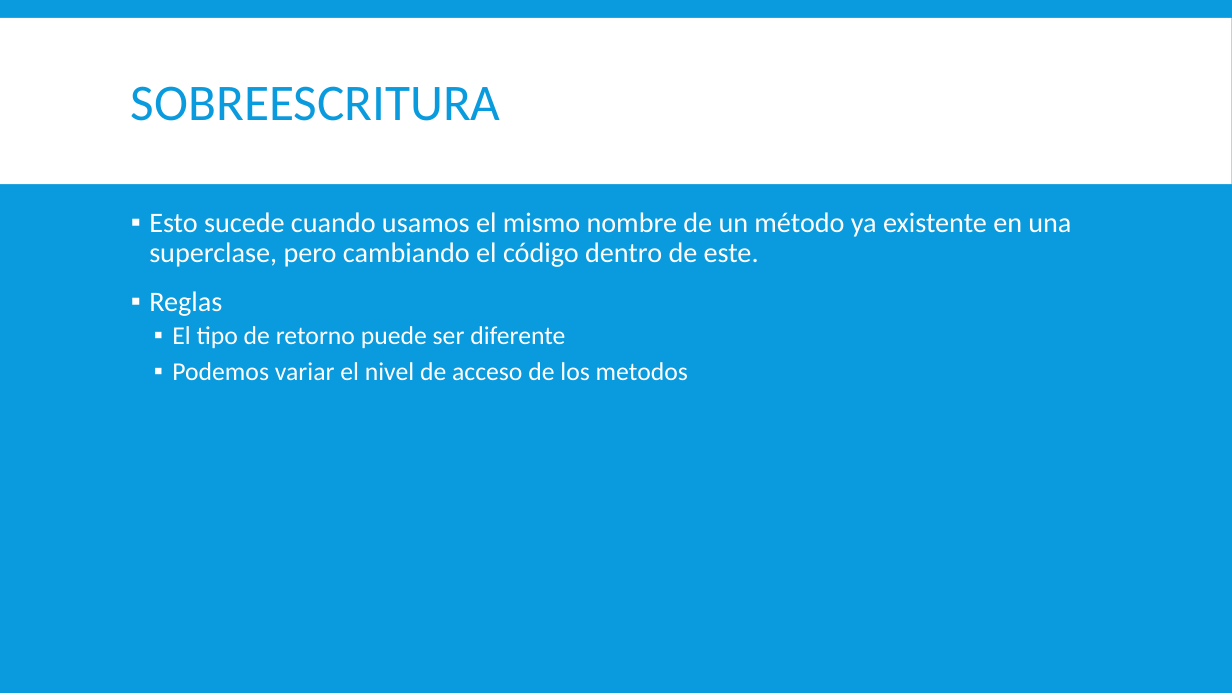
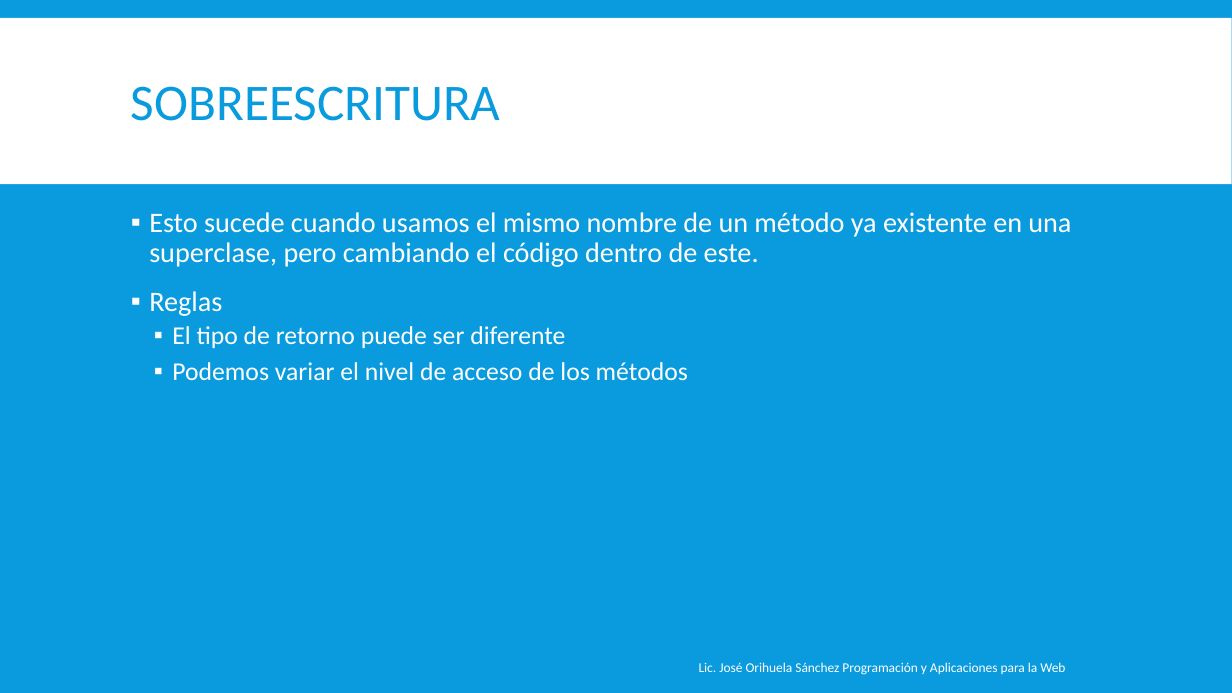
Before and after one commit to magoclown/PAPW, a slide deck: slide 11 of Presentaciones/Segundo Parcial/Introducción a POO con Java.pptx. Drawn at 1232x693 pixels with LibreOffice and Linux fonts; fonts in the diff are those of the drawing. Boxes give left, top, right and bottom in pixels: in the first picture for what was removed or moved away, otherwise in the second. Text is boxed around its words. In the diff, an @@ line names an element or a change of style, - is before the commit and + after.

```diff
--- a/Presentaciones/Segundo Parcial/Introducción a POO con Java.pptx
+++ b/Presentaciones/Segundo Parcial/Introducción a POO con Java.pptx
@@ text at box(172, 362, 688, 381): text changed @@
-  ▪ Podemos variar el nivel de acceso de los metodos
+  ▪ Podemos variar el nivel de acceso de los métodos
@@ text added at box(699, 662, 1065, 675), 10.5 pt, text #FFFFFF @@
+Lic. José Orihuela Sánchez Programación y Aplicaciones para la Web
```
Also in this commit, not shown: 16 other slides changed, 2 slides added, 2 other files.
